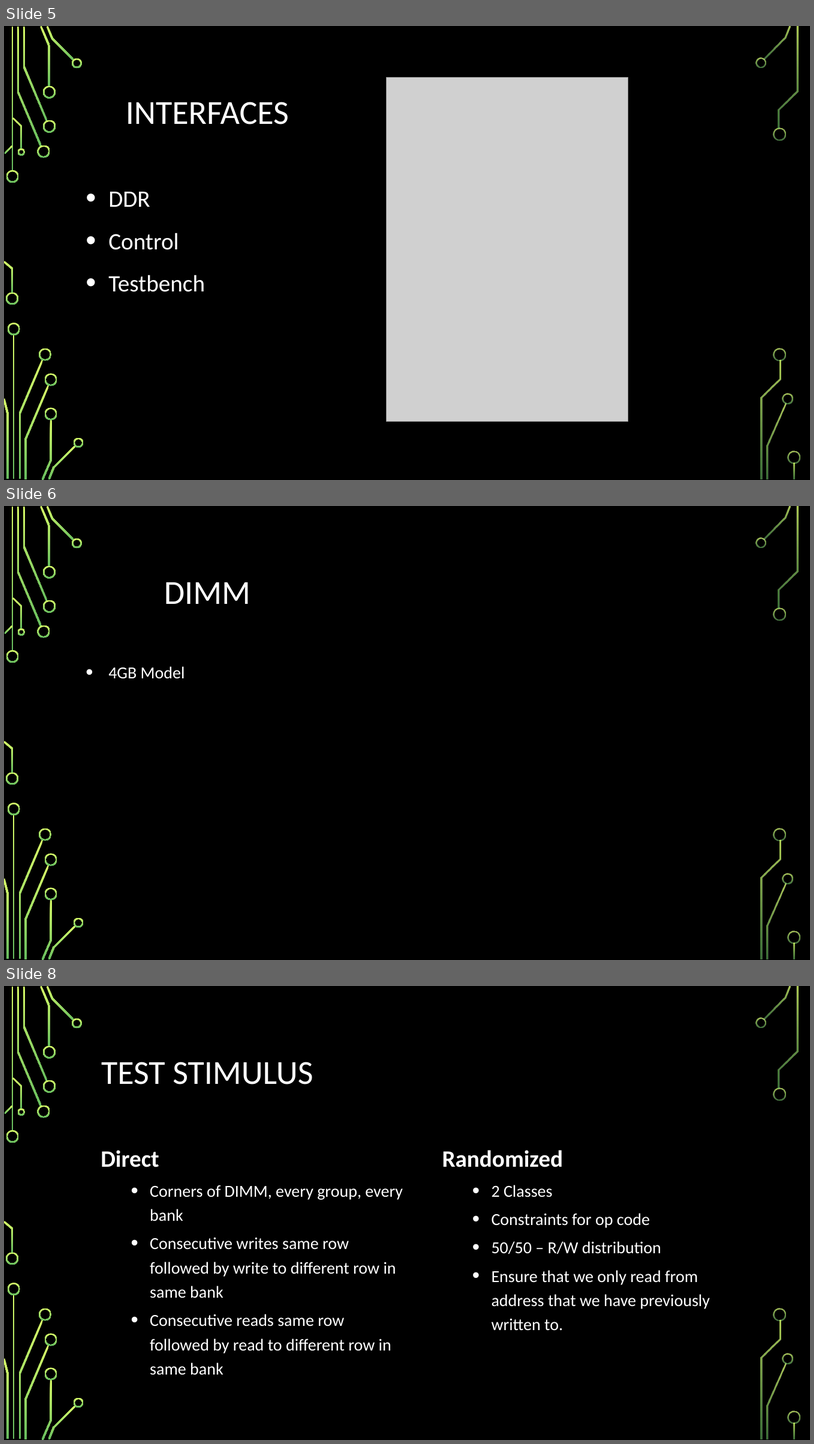
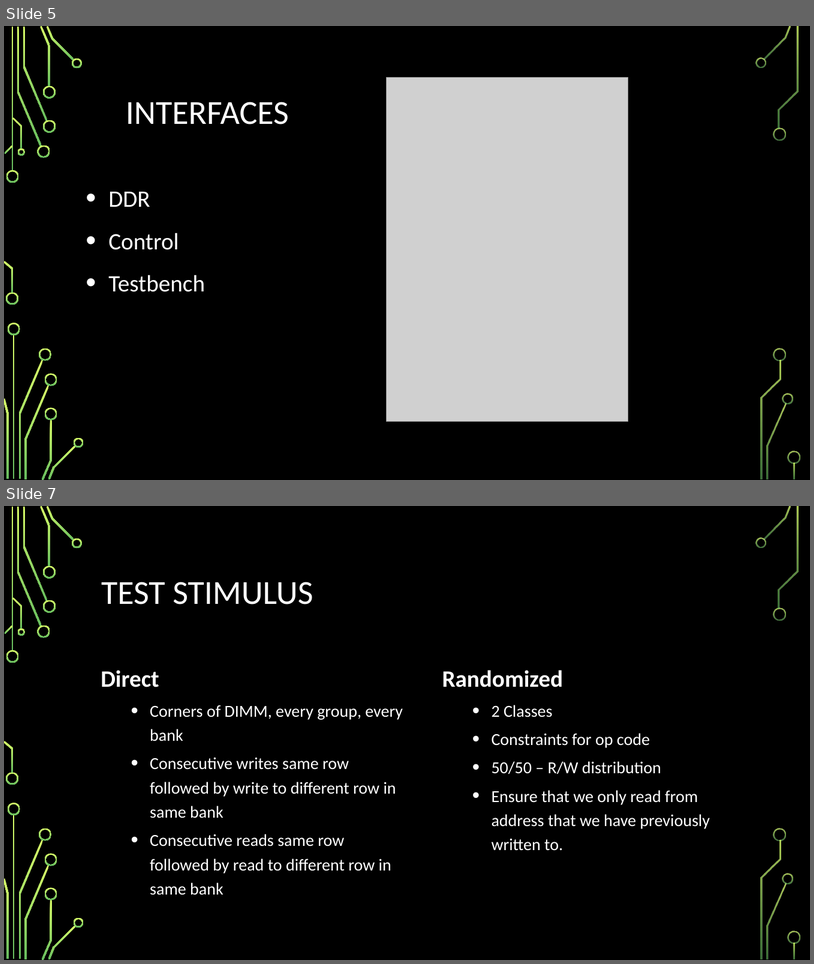
Before and after one commit to bhunt2/DDR4Sim, a slide deck: Design/DDR4 Simulation Presentation.pptx. Shown one above the other, each under a label of ours: slides 5, 6 and 8 before the commit, slides 5 and 7 after it; the slides between them are not shown. The pictures are 814x1444 and 814x964 pixels, drawn with LibreOffice and Linux fonts; fonts in the diff are those of the drawing; grey boxes stand for pictures; background and template pictures are left out. Boxes give left, top, right and bottom in pixels: in the first picture for what was removed or moved away, otherwise in the second. Text is boxed around its words. In the diff, an @@ line names an element or a change of style, - is before the commit and + after.

```diff
--- a/Design/DDR4 Simulation Presentation.pptx
+++ b/Design/DDR4 Simulation Presentation.pptx
@@ slide 6 removed at <box>4,506,810,960</box>, background picture (left out); not listed: 36 template elements that a slide beside it also shows @@
@@ title removed at <box>164,582,251,604</box> @@
-DIMM
@@ text removed at <box>108,666,185,679</box> @@
-• 4GB Model
@@ what was slide 8 is now slide 7 @@
```
Also in this commit, not shown: 3 slides changed, 2 slides added, 1 other slide removed, 2 other files.
